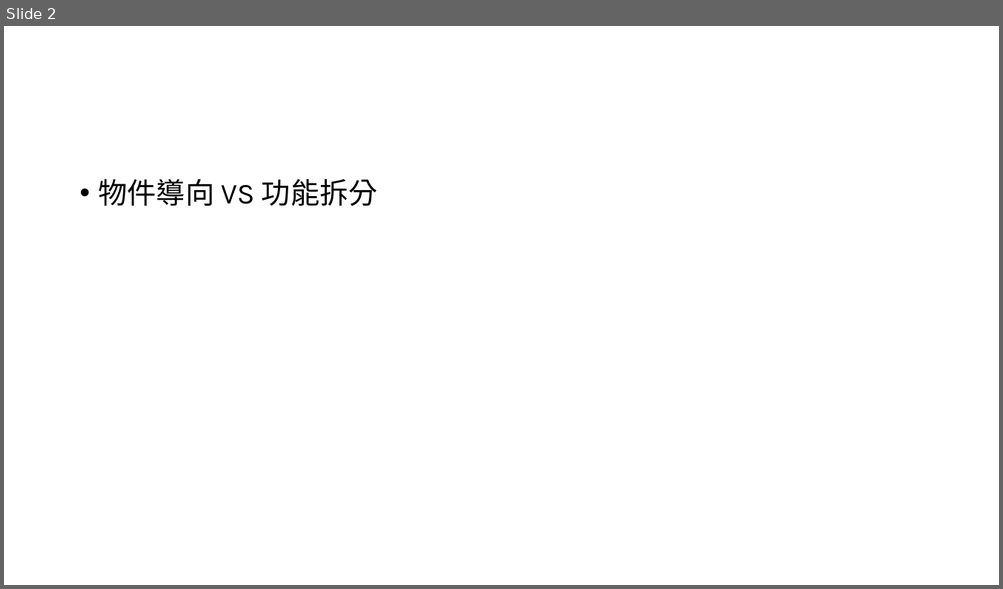
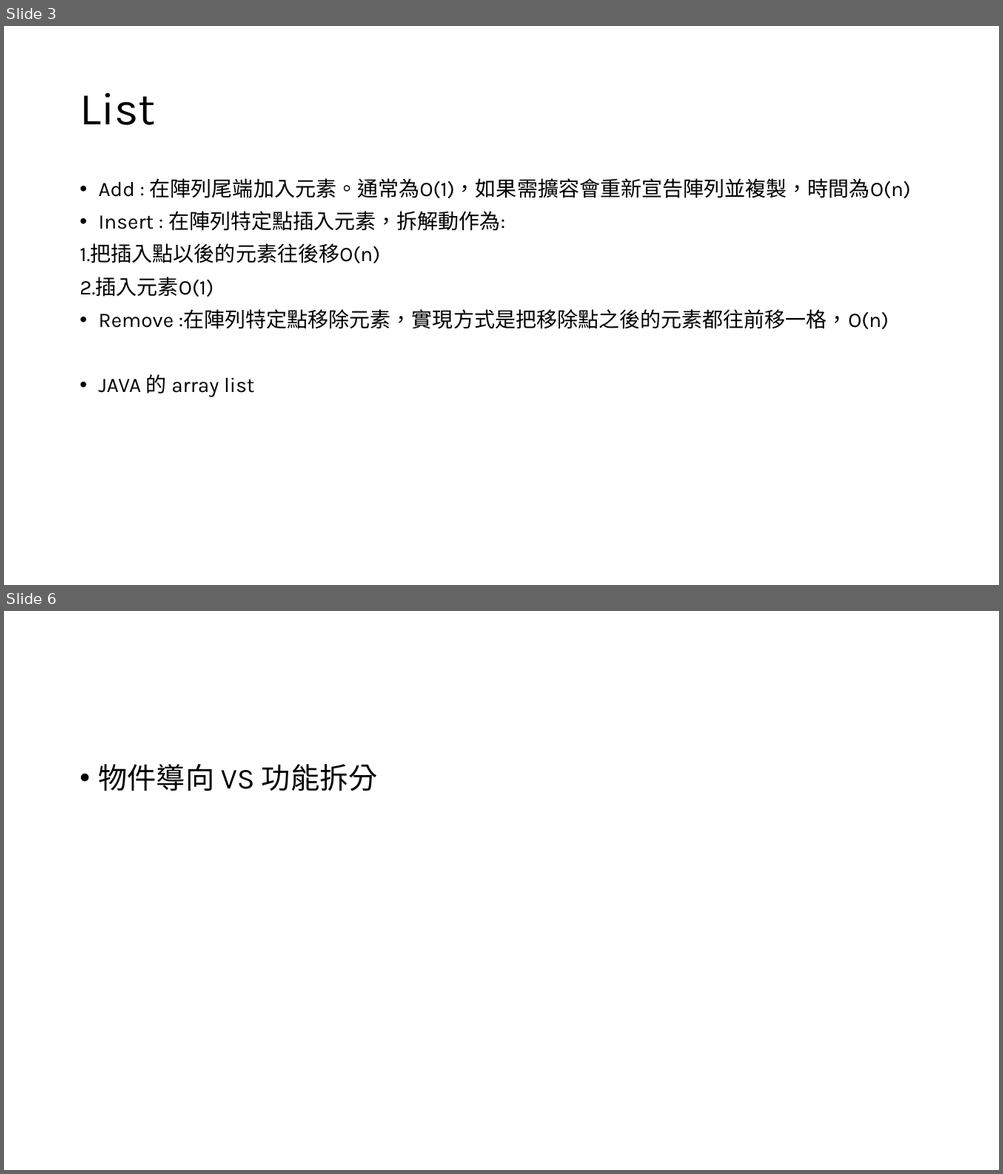
Before and after one commit to BboRainbo/C-Practice, a slide deck: LOG/01110.pptx. Shown one above the other, each under a label of ours: slide 2 before the commit, slides 3 and 6 after it; the slides between them are not shown. The pictures are 1003x589 and 1003x1174 pixels, drawn with LibreOffice and Linux fonts; fonts in the diff are those of the drawing. Boxes give left, top, right and bottom in pixels: in the first picture for what was removed or moved away, otherwise in the second. Text is boxed around its words. In the diff, an @@ line names an element or a change of style, - is before the commit and + after.

```diff
--- a/LOG/01110.pptx
+++ b/LOG/01110.pptx
@@ slide 3 added at [4, 26, 999, 585], background #FFFFFF @@
@@ title added at [79, 93, 156, 125], 44 pt, text #000000 @@
+List
@@ text added at [79, 178, 910, 397], 20 pt, text #000000 @@
+• Add : 在陣列尾端加入元素。通常為O(1)，如果需擴容會重新宣告陣列並複製，時間為O(n)
+• Insert : 在陣列特定點插入元素，拆解動作為:
+1.把插入點以後的元素往後移O(n)
+2.插入元素O(1)
+• Remove :在陣列特定點移除元素，實現方式是把移除點之後的元素都往前移一格，O(n)
+• JAVA 的 array list
@@ what was slide 2 is now slide 6 @@
```
Also in this commit, not shown: 1 slide changed, 2 other slides added, 9 other files.
